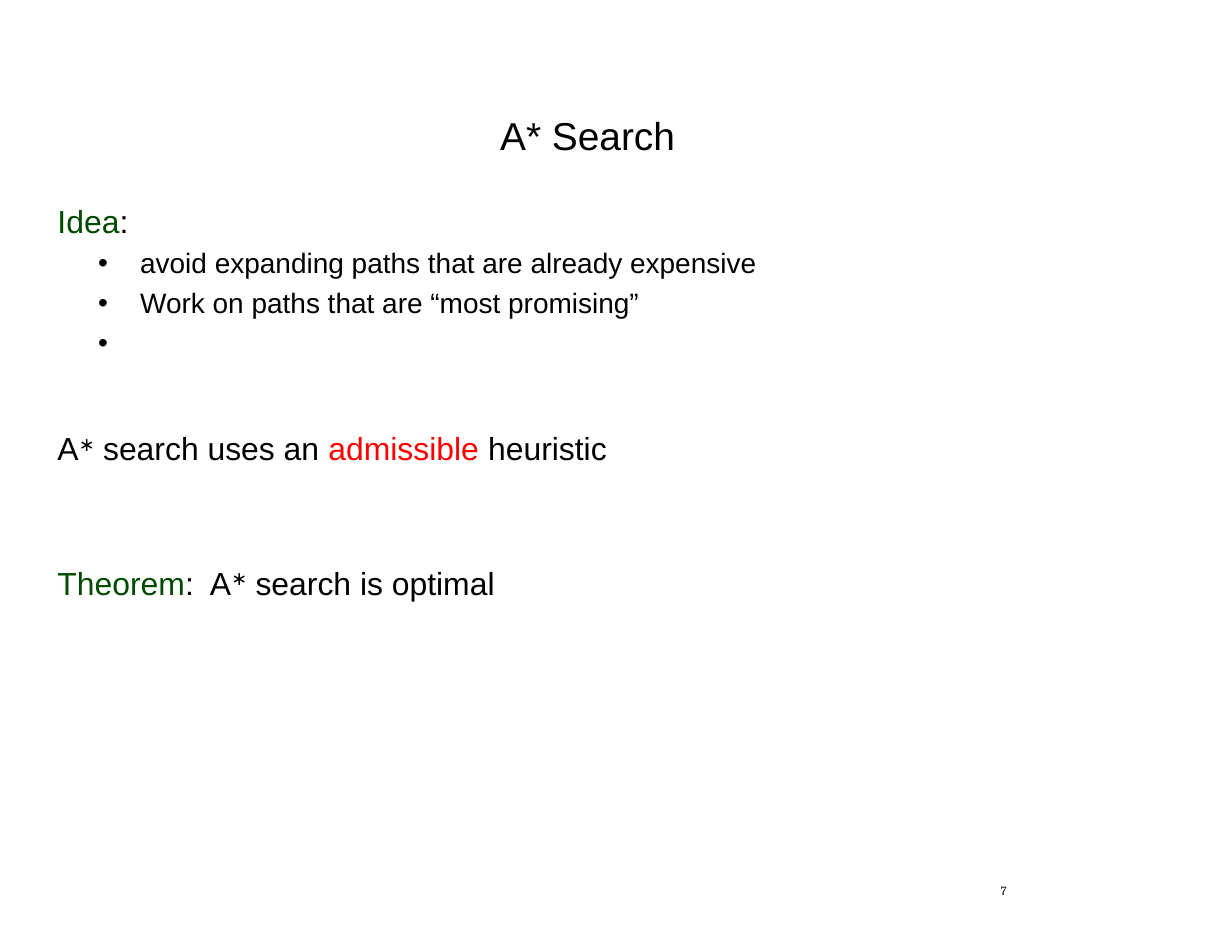
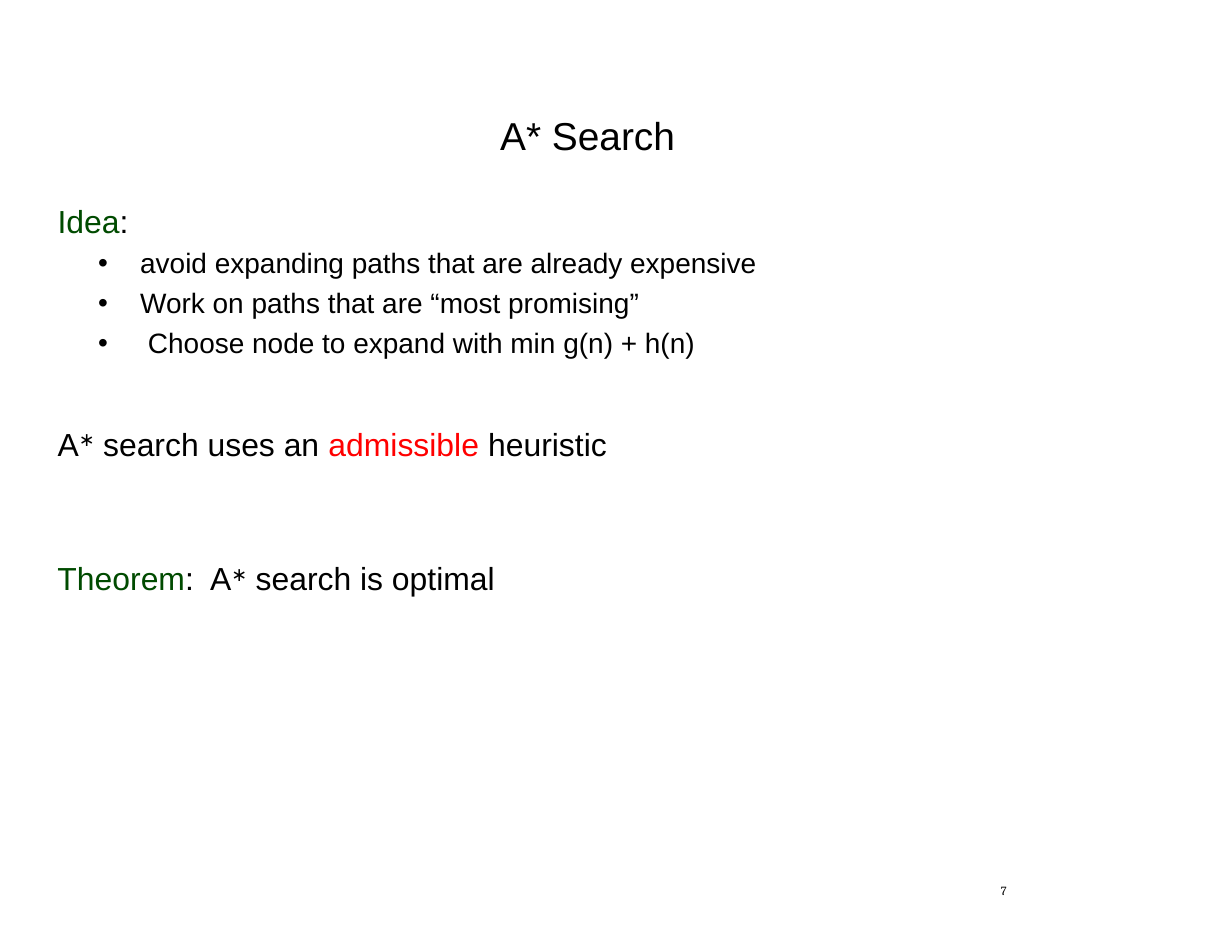
Before and after one commit to tdhock/cs470-570-spring-2023, a slide deck: slide 7 of slides/chapter3.2.pptx. Drawn at 1232x952 pixels with LibreOffice and Linux fonts; fonts in the diff are those of the drawing. Boxes give left, top, right and bottom in pixels: in the first picture for what was removed or moved away, otherwise in the second. Text is boxed around its words. In the diff, an @@ line names an element or a change of style, - is before the commit and + after.

```diff
--- a/slides/chapter3.2.pptx
+++ b/slides/chapter3.2.pptx
@@ text at [57,252,756,597]: now superscript in "A∗", "A∗"; indent changed @@
@@ text at [148,332,695,358]: paragraph added @@
+• Choose node to expand with min g(n) + h(n)
```
Also in this commit, not shown: 19 other slides changed, 6 other files.
